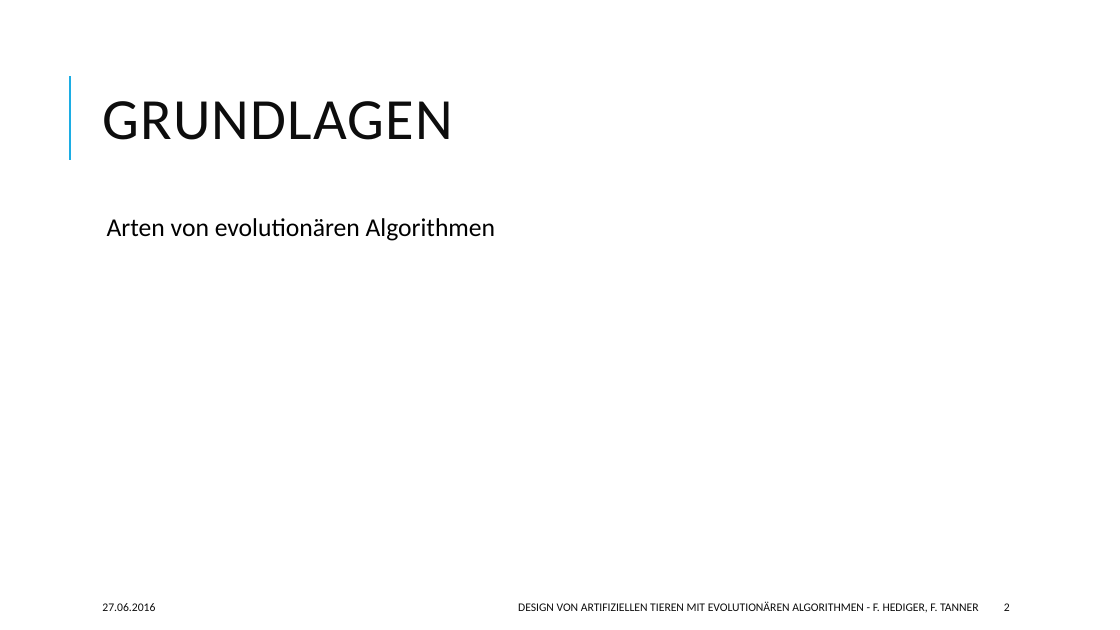
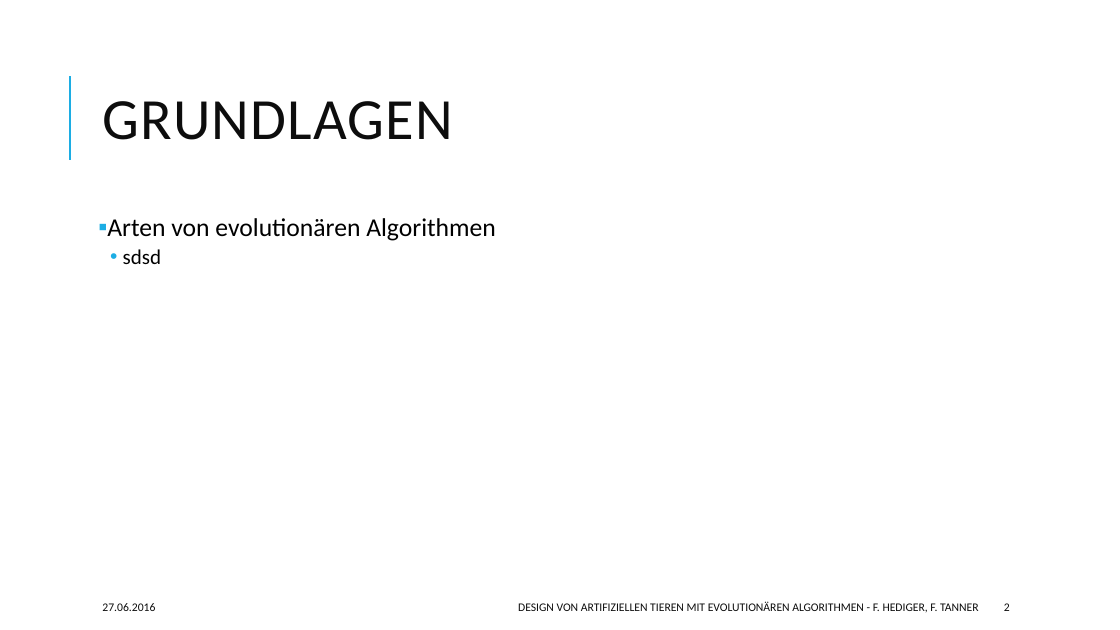
Before and after one commit to hedigerf/evolut, a slide deck: slide 2 of evolutdoc/presentation.pptx. Drawn at 1120x630 pixels with LibreOffice and Linux fonts; fonts in the diff are those of the drawing. Boxes give left, top, right and bottom in pixels: in the first picture for what was removed or moved away, otherwise in the second. Text is boxed around its words. In the diff, an @@ line names an element or a change of style, - is before the commit and + after.

```diff
--- a/evolutdoc/presentation.pptx
+++ b/evolutdoc/presentation.pptx
@@ text at [107, 218, 496, 241]: bullet   to ▪ @@
@@ text at [123, 249, 161, 264]: paragraph added @@
+  • sdsd
```
Also in this commit, not shown: 2 other slides changed, 1 slide added.
